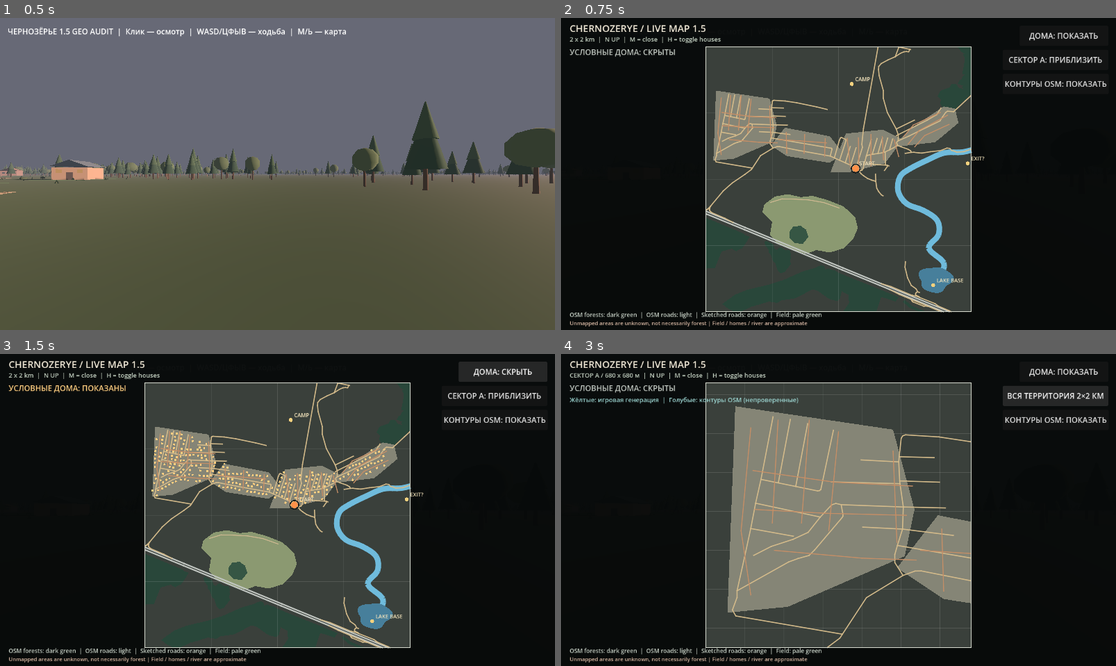
Above: before the commit, frames 1-4 (two rows, left to right).
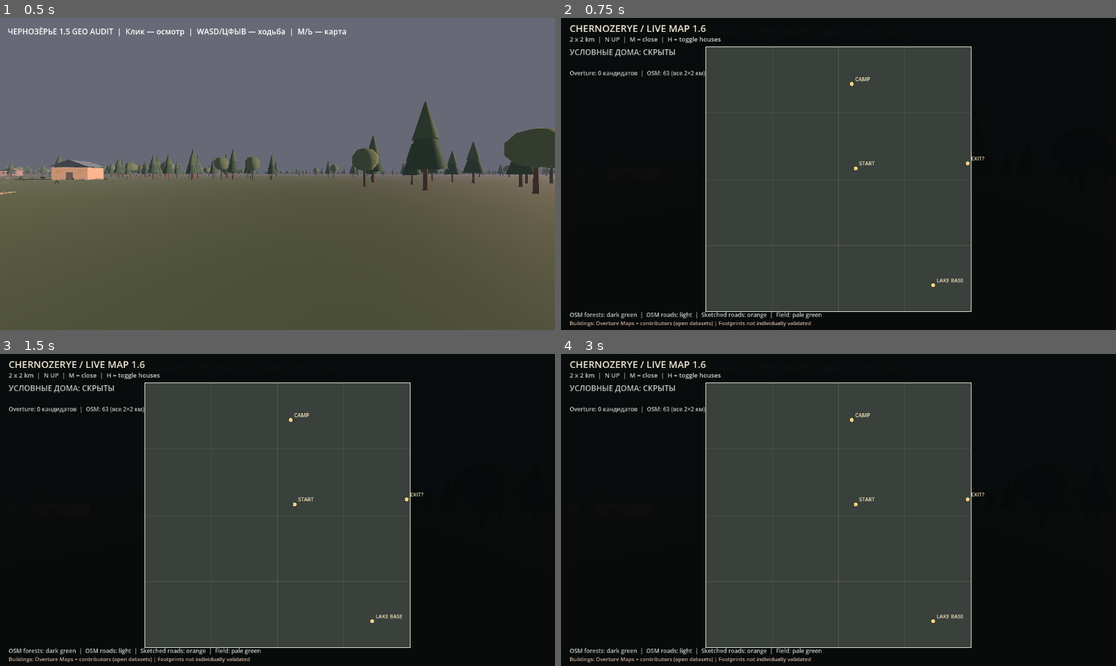
Above: after the commit, the same moments.

Repository: blacklambcult/chernozerye
Game: Godot game, scene res://main.tscn
The game is run twice, just before and just after one commit, with the same random seed, the same clock (stepped at 60 frames per second) and the same inputs.
Inputs (mouse positions are in pixels of both pictures, inside the frame that each line leads up to):
- Up to frame 1 (0.5 s): no input
- Up to frame 2 (0.75 s): tap Enter at 0.5 s; move the mouse to (960, 158) at 0.52 s; hold D from 0.53 s (still down); tap M at 0.6 s; click (960, 158) at 0.67 s
- Up to frame 3 (1.5 s): tap Space at 0.77 s; release D at 1.25 s; click (505, 372) at 1.25 s, where only the run before the commit has a clickable "ДОМА: ПОКАЗАТЬ"
- Up to frame 4 (3 s): click (1066, 372) at 2 s, where only the run before the commit has a clickable "ДОМА: СКРЫТЬ"; click (1054, 394) at 2.75 s, where only the run before the commit has a clickable "СЕКТОР A: ПРИБЛИЗИТЬ"

Frame 1 is identical in both runs. In frame 2, 11% of the frame differs, in the area x 1-99%, y 2-99%; in frame 3, 12%; in frame 4, 23%.
Error after the commit: Invalid call to function 'initialize' in base 'Control (live_map_v08.gd)'. Expected 5 argument(s). (res://world.gd:376)

Commit message:
feat: overlay 1367 Overture footprints as independent map layer for western-sector audit

Diff:
--- a/godot/live_map_v08.gd
+++ b/godot/live_map_v08.gd
@@ -5,23 +5,30 @@
 var geo
 var player: Node3D
 var osm_features: Array = []
+var overture_buildings: Array = []
+var show_overture_buildings := true
 var show_houses := false
 var show_osm_buildings := false
 var sector_a_zoom := false
 
-func initialize(world_node: Node3D, geo_node: Node3D, player_node: Node3D, features: Array) -> void:
+func initialize(world_node: Node3D, geo_node: Node3D, player_node: Node3D, features: Array, overture: Array) -> void:
     world = world_node
     geo = geo_node
     player = player_node
     osm_features = features
+    overture_buildings = overture
 
 func _ready() -> void:
     mouse_filter = Control.MOUSE_FILTER_IGNORE
     set_anchors_and_offsets_preset(Control.PRESET_FULL_RECT)
 
-func _process(_delta: float) -> void:
+var elapsed_since_redraw := 0.0
+func _process(delta: float) -> void:
     if visible:
-        queue_redraw()
+        elapsed_since_redraw += delta
+        if elapsed_since_redraw >= 0.16:
+            elapsed_since_redraw = 0.0
+            queue_redraw()
 
 func _view_center() -> Vector2:
     return Vector2(-660.0, 390.0) if sector_a_zoom else Vector2.ZERO
@@ -155,6 +162,20 @@
         var kind: String = str(feature.get("tags", {}).get("highway", ""))
         var major := kind in ["trunk", "motorway", "primary"]
         _line(path, Color("#c0c5c0") if major else Color("#d3ba8a"), 3.0 if major else 2.0)
+    if show_overture_buildings:
+        # Overture building footprints: georeferenced independent open data.
+        # Styling is separate from unfinished OSM and generated placeholder layers.
+        for feature in overture_buildings:
+            if not feature is Dictionary:
+                continue
+            var shape_points: Array = feature.get("points", [])
+            if shape_points.size() < 3:
+                continue
+            var outline := PackedVector2Array()
+            for pt in shape_points:
+                outline.append(Vector2(float(pt[0]), float(pt[1])))
+            outline.append(outline[0])
+            _line(outline, Color("#e6a0e2"), 1.3)
     if show_osm_buildings:
         # OSM outlines are real mapped contributions but can be outdated/incomplete.
         # Do not confuse them with the provisional yellow house layer.
@@ -193,12 +214,13 @@
             var p := _map_pos(player_map_pos)
             draw_circle(p, 7.0, Color("#ff9149"))
             draw_arc(p, 9.0, 0.0, TAU, 24, Color("#191d1b"), 2.0)
-    _text(Vector2(18, 29), "CHERNOZERYE / LIVE MAP 1.5", Color("#f2ead8"), 20)
+    _text(Vector2(18, 29), "CHERNOZERYE / LIVE MAP 1.6", Color("#f2ead8"), 20)
     var map_scale := "СЕКТОР A / 680 x 680 м" if sector_a_zoom else "2 x 2 km"
     _text(Vector2(18, 49), map_scale + "  |  N UP  |  M = close  |  H = toggle houses", Color("#c2cfc0"))
     var house_status := "УСЛОВНЫЕ ДОМА: ПОКАЗАНЫ" if show_houses else "УСЛОВНЫЕ ДОМА: СКРЫТЫ"
     _text(Vector2(18, 77), house_status, Color("#ffce80") if show_houses else Color("#c0c7c0"), 16)
     if sector_a_zoom:
-        _text(Vector2(18, 100), "Жёлтые: игровая генерация  |  Голубые: контуры OSM (непроверенные)", Color("#9fdad6"), 13)
+        _text(Vector2(18, 100), "Жёлтые: условные  |  Голубые: OSM  |  Розовые: Overture", Color("#e7a9df"), 13)
+    _text(Vector2(18, 119), "Overture: " + str(overture_buildings.size()) + " кандидатов  |  OSM: 63 (все 2×2 км)", Color("#bdc9c5"), 12)
     _text(Vector2(18, size.y - 27), "OSM forests: dark green  |  OSM roads: light  |  Sketched roads: orange  |  Field: pale green", Color("#c9d3c8"), 12)
-    _text(Vector2(18, size.y - 10), "Unmapped areas are unknown, not necessarily forest | Field / homes / river are approximate", Color("#d3b4a0"), 11)
+    _text(Vector2(18, size.y - 10), "Buildings: Overture Maps + contributors (open datasets) | Footprints not individually validated", Color("#d3b4a0"), 11)
